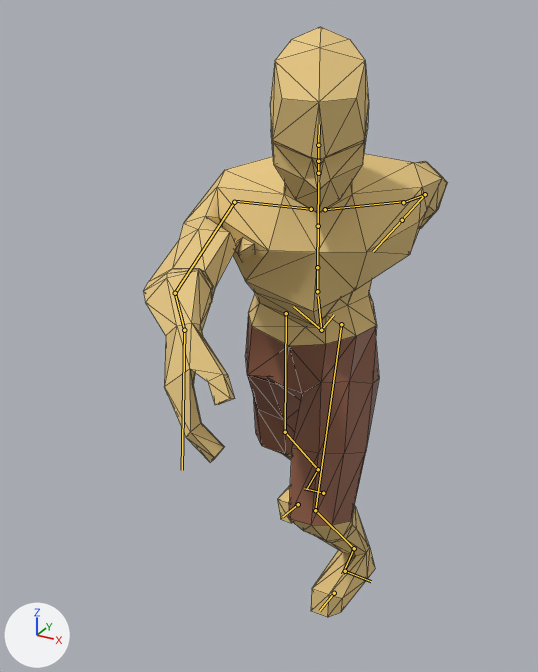
Two versions of the glTF model assets/meshes/player/Player.glb, one commit apart.
Rendered twice from a 50 mm camera at (0.793, -2.253, 1.621) aimed at (-0.074, -0.677, 0.833). The axes (+X, +Y, +Z) are drawn at lower left. The lights are the same throughout. The older version comes first. Both versions are drawn at frame 4 of the action 'attack_sword_charge_release'; the numbers are the values there. The bones that change, and the others that lie on the model, are drawn over the model as lines. Mesh edges are drawn as thin lines.

In view in the first picture: 'Player'.
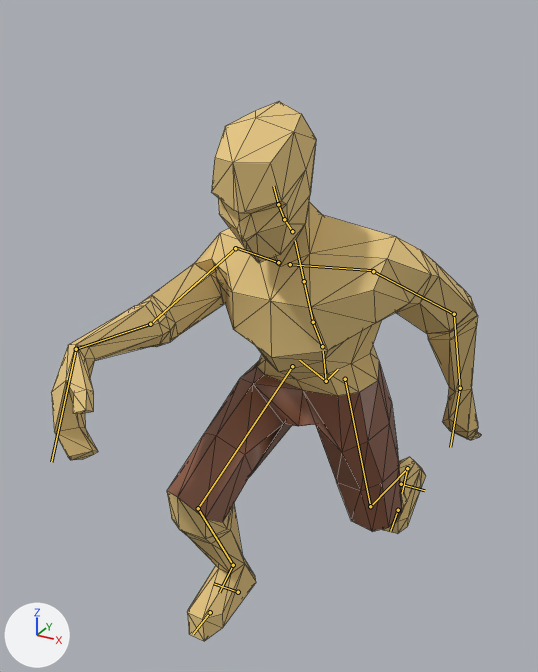
What differs and where, as boxes [x1, y1, x2, y2] in the pictures (538 x 672 px):
'Player', posed (41% wider, 9% shorter): before [143, 26, 447, 617]; after [51, 101, 481, 641]
bone 'spine', root to tip: before (321, 330) to (318, 296); after (326, 381) to (323, 351)
bone 'spine.001', root to tip: before (317, 291) to (317, 267); after (322, 346) to (313, 322)
bone 'upper_arm.L', root to tip: before (403, 202) to (425, 194); after (373, 271) to (454, 314)
bone 'forearm.L', root to tip: before (425, 194) to (402, 220); after (454, 314) to (460, 388)
bone 'upper_arm.R', root to tip: before (234, 202) to (175, 293); after (235, 248) to (150, 324)
bone 'forearm.R', root to tip: before (175, 293) to (184, 330); after (150, 324) to (76, 349)
bone 'hand.R', root to tip: before (184, 330) to (182, 470); after (76, 349) to (51, 462)
bone 'thigh.L', root to tip: before (341, 324) to (315, 510); after (345, 379) to (370, 506)
bone 'foot.L', root to tip: before (354, 548) to (342, 574); after (407, 468) to (402, 493)
bone 'thigh.R', root to tip: before (286, 313) to (285, 432); after (292, 366) to (198, 508)
bone 'shin.R', root to tip: before (285, 432) to (318, 469); after (198, 508) to (233, 565)
bone 'foot.R', root to tip: before (318, 469) to (306, 489); after (233, 565) to (219, 592)

What the commit changed:
Bone 'spine' (bone_spine) moves from (0.0, 0.032, 0.564) to (-0.002, -0.155, 0.564).
Bone 'spine.001' (bone_spine_001) turns from (31, 25, -2) to (25, -1, 0) degrees about its own x, y and z.
Bone 'upper_arm.L' (bone_upper_arm_l) turns from (-40, 20, -5) to (-21, 35, -2) degrees about its own x, y and z.
Bone 'forearm.L' (bone_forearm_l) turns from (7, -30, -21) to (24, 6, 15) degrees about its own x, y and z.
Bone 'upper_arm.R' (bone_upper_arm_r) turns from (100, 10, -2) to (98, -4, 35) degrees about its own x, y and z.
Bone 'forearm.R' (bone_forearm_r) turns from (20, 15, 9) to (7, -15, 3) degrees about its own x, y and z.
Bone 'hand.R' (bone_hand_r) turns from (-76, 18, -21) to (-68, 14, 4) degrees about its own x, y and z.
Bone 'thigh.L' (bone_thigh_l) turns from (-23, 10, -2) to (15, 9, 2) degrees about its own x, y and z.
Bone 'foot.L' (bone_foot_l) turns from (-30, 5, -3) to (-43, 1, 1) degrees about its own x, y and z.
Bone 'thigh.R' (bone_thigh_r) turns from (18, 2, 2) to (-59, -4, 8) degrees about its own x, y and z.
Bone 'shin.R' (bone_shin_r) turns from (12, 0, -3) to (74, 10, -13) degrees about its own x, y and z.
Bone 'foot.R' (bone_foot_r) turns from (-28, 8, -14) to (-17, 0, 0) degrees about its own x, y and z.
